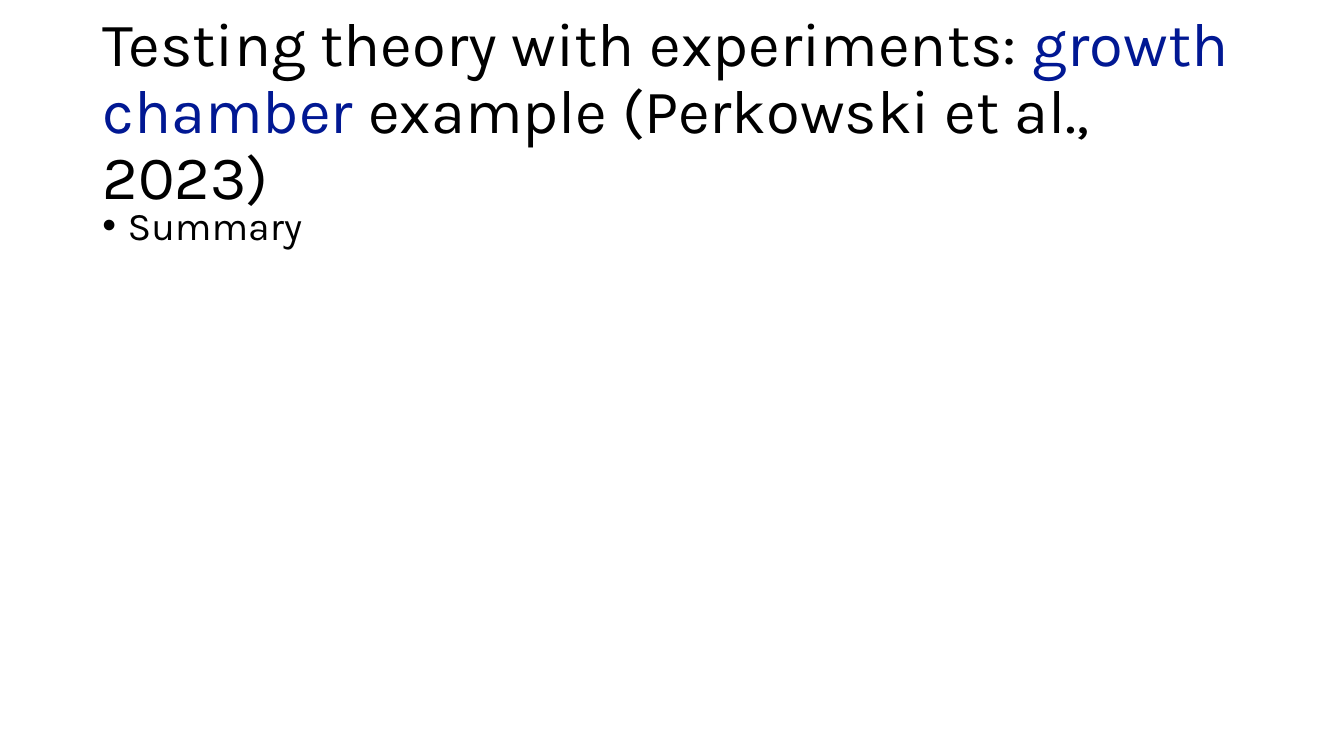
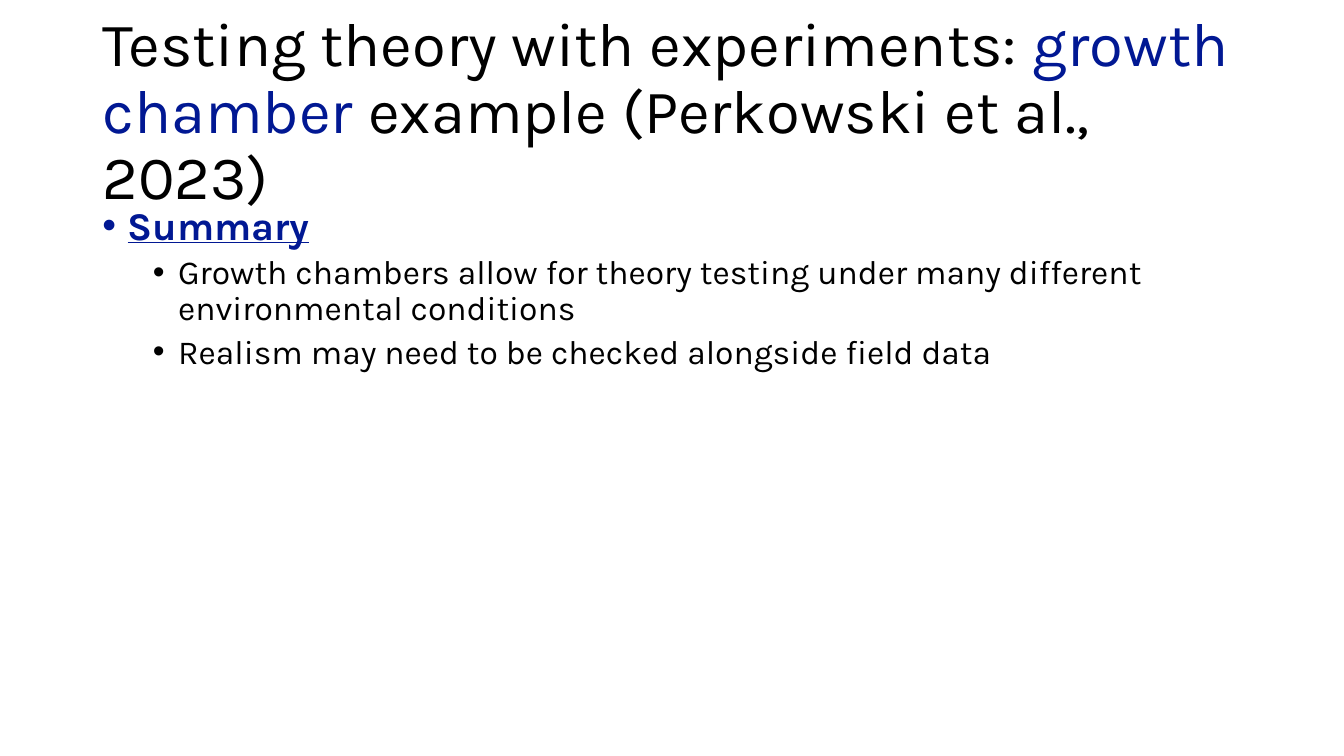
Before and after one commit to SmithEcophysLab/seminar, a slide deck: slide 30 of 2025_lemontree/src/lemontree_mtg_2025_smith.pptx. Drawn at 1344x756 pixels with LibreOffice and Linux fonts; fonts in the diff are those of the drawing. Boxes give left, top, right and bottom in pixels: in the first picture for what was removed or moved away, otherwise in the second. Text is boxed around its words. In the diff, an @@ line names an element or a change of style, - is before the commit and + after.

```diff
--- a/2025_lemontree/src/lemontree_mtg_2025_smith.pptx
+++ b/2025_lemontree/src/lemontree_mtg_2025_smith.pptx
@@ text at box(128, 205, 310, 250): text colour #000000 to #011893, bold on, underline on in "Summary" @@
@@ text at box(178, 261, 1141, 373): paragraphs added @@
+  • Growth chambers allow for theory testing under many different environmental conditions
+  • Realism may need to be checked alongside field data
```
Also in this commit, not shown: 9 other slides changed, 2 slides added, 1 slide removed.
